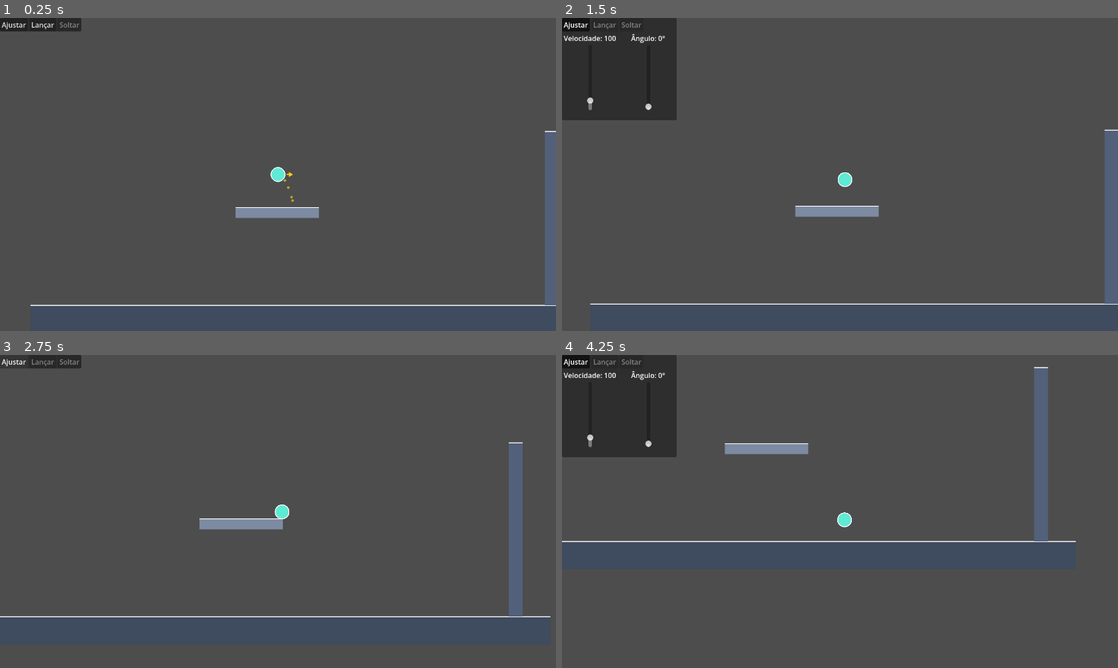
Above: before the commit, frames 1-4 (two rows, left to right).
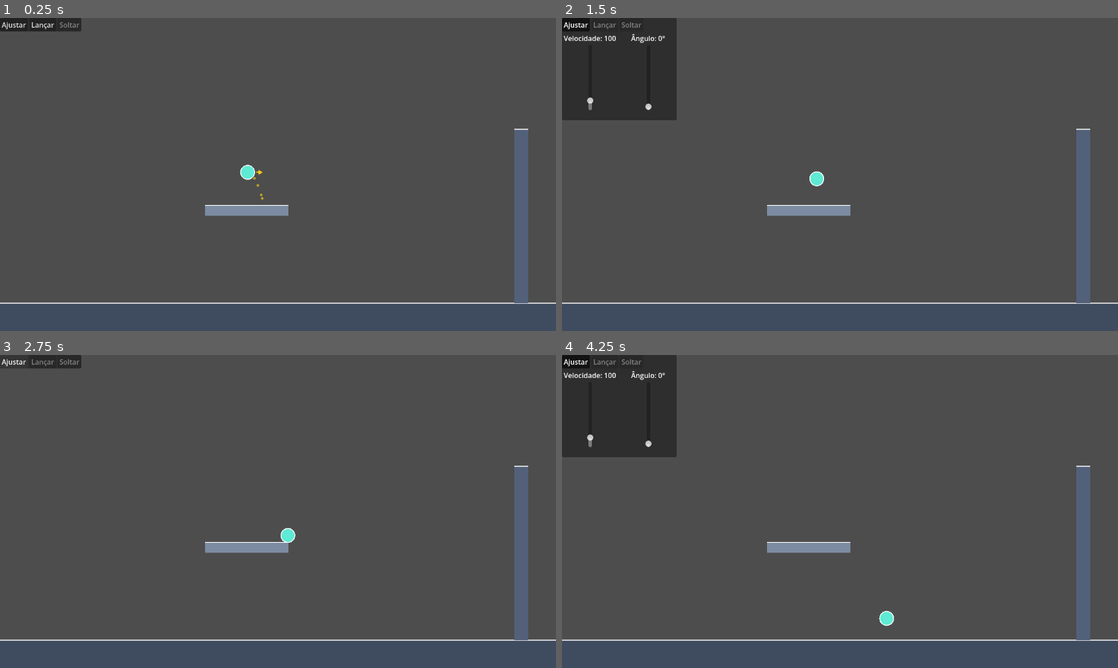
Above: after the commit, the same moments.

Repository: Px1906/Kinema
Game: Godot game, scene res://scenes/levels/surfaces_test.tscn
Same seed, same stepped clock (60 frames per second), same inputs: the game is played once before the commit and once after it.
Inputs (mouse positions are in pixels of both pictures, inside the frame that each line leads up to):
- Up to frame 1 (0.25 s): no input
- Up to frame 2 (1.5 s): click "Ajustar" at 0.5 s; click "Lançar" at 1.25 s
- Up to frame 3 (2.75 s): click "Ajustar" at 2 s
- Up to frame 4 (4.25 s): click "Ajustar" at 2.75 s; drag from (784, 448) to (995, 448) at 3.52 s

The runs differ from the first frame. In frame 1, 4.2% of the frame differs, in the area x 0-100%, y 35-92%; in frame 2, 4.0%; in frame 3, 3.5%; in frame 4, 4.9%, in the area x 0-100%, y 3-92%.

Commit message:
fix: Alteracoes no level_controler e no follow_camera

Diff:
--- a/scenes/levels/player_launch_test.tscn
+++ b/scenes/levels/player_launch_test.tscn
@@ -12,8 +12,11 @@
 [ext_resource type="PackedScene" path="res://scenes/ui/attempt_result_panel.tscn" id="9_result_panel"]
 [ext_resource type="Script" path="res://scripts/gameplay/follow_camera.gd" id="20_follow_camera"]
 
-[node name="PlayerGravityTest" type="Node2D" unique_id=1286642432]
+[node name="PlayerGravityTest" type="Node2D" node_paths=PackedStringArray("controls", "camera") unique_id=1286642432]
 script = ExtResource("1_level_controller")
+level_bounds = Rect2(0, 0, 1280, 720)
+controls = NodePath("UI/LaunchControlSliders")
+camera = NodePath("Camera")
 
 [node name="Player" parent="." unique_id=1362402254 instance=ExtResource("2_w6s8g")]
 position = Vector2(509, 378)
--- a/scenes/levels/surfaces_test.tscn
+++ b/scenes/levels/surfaces_test.tscn
@@ -13,8 +13,11 @@
 [ext_resource type="PackedScene" path="res://scenes/ui/attempt_result_panel.tscn" id="9_result_panel"]
 [ext_resource type="Script" path="res://scripts/gameplay/follow_camera.gd" id="20_follow_camera"]
 
-[node name="SurfacesTest" type="Node2D" unique_id=1894958845]
+[node name="SurfacesTest" type="Node2D" node_paths=PackedStringArray("controls", "camera") unique_id=1894958845]
 script = ExtResource("1_level_controller")
+level_bounds = Rect2(0, 0, 1280, 720)
+controls = NodePath("UI/LaunchControls")
+camera = NodePath("Camera")
 
 [node name="Player" parent="." unique_id=2079266309 instance=ExtResource("2_player")]
 position = Vector2(570, 355)
--- a/scenes/levels/teste_cenario.tscn
+++ b/scenes/levels/teste_cenario.tscn
@@ -9,26 +9,30 @@
 [ext_resource type="PackedScene" path="res://scenes/entities/wall_surface.tscn" id="7_5ta8y"]
 [ext_resource type="PackedScene" path="res://scenes/entities/platform_surface.tscn" id="7_afiys"]
 [ext_resource type="Script" uid="uid://bbox2e5hvj7e5" path="res://scripts/gameplay/launch_input_controller.gd" id="8_launch_input"]
-[ext_resource type="Script" path="res://scripts/ui/trajectory_preview.gd" id="9_trajectory_preview"]
 [ext_resource type="PackedScene" path="res://scenes/zones/goal_zone.tscn" id="9_goal_zone"]
+[ext_resource type="Script" uid="uid://bikg4qq6euwlh" path="res://scripts/ui/trajectory_preview.gd" id="9_trajectory_preview"]
 [ext_resource type="PackedScene" path="res://scenes/ui/attempt_result_panel.tscn" id="10_result_panel"]
-[ext_resource type="Script" path="res://scripts/gameplay/follow_camera.gd" id="20_follow_camera"]
+[ext_resource type="Script" uid="uid://bmrg2h3darull" path="res://scripts/gameplay/follow_camera.gd" id="20_follow_camera"]
 
-[node name="PlayerGravityTest" type="Node2D" unique_id=1286642432]
+[node name="PlayerGravityTest" type="Node2D" unique_id=1286642432 node_paths=PackedStringArray("controls", "camera")]
 script = ExtResource("1_level_controller")
+level_bounds = Rect2(0, 0, 1280, 720)
+controls = NodePath("UI/LaunchControlSliders")
+camera = NodePath("Camera")
 
 [node name="Player" parent="." unique_id=1362402254 instance=ExtResource("2_xhx2m")]
 position = Vector2(137, 471)
 fator_velocidade_lancamento = 1.5
 
-[node name="Camera" type="Camera2D" parent="." node_paths=PackedStringArray("target")]
+[node name="Camera" type="Camera2D" parent="." unique_id=970045497 node_paths=PackedStringArray("target")]
 position_smoothing_enabled = true
 script = ExtResource("20_follow_camera")
 target = NodePath("../Player")
 
-[node name="TrajectoryPreview" type="Node2D" parent="." node_paths=PackedStringArray("player")]
+[node name="TrajectoryPreview" type="Node2D" parent="." unique_id=1405236732 node_paths=PackedStringArray("player")]
 script = ExtResource("9_trajectory_preview")
 player = NodePath("../Player")
+
 [node name="GoalZone" parent="." unique_id=1542026926 instance=ExtResource("9_goal_zone")]
 position = Vector2(1137, 425)
 
@@ -47,7 +51,7 @@
 metadata/_custom_type_script = "uid://dbtiyy8up8knr"
 metadata/_edit_use_anchors_ = true
 
-[node name="UI" type="CanvasLayer" parent="."]
+[node name="UI" type="CanvasLayer" parent="." unique_id=425627]
 
 [node name="LaunchControlSliders" parent="UI" unique_id=525689675 node_paths=PackedStringArray("player", "launch_controller") instance=ExtResource("5_77htc")]
 offset_left = 7.0
--- a/scripts/gameplay/follow_camera.gd
+++ b/scripts/gameplay/follow_camera.gd
@@ -1,37 +1,36 @@
 class_name FollowCamera
 extends Camera2D
 ## Câmera que segue o alvo (normalmente o Player) usando a suavização nativa do Camera2D.
-## Quando o alvo é teleportado (ex.: reset da tentativa), a câmera pula junto em vez de deslizar.
-## Use os limites do Camera2D (Limit no Inspector) para não mostrar fora da fase.
+## Não é filha do Player para poder ter limites, zoom e reposicionamento próprios.
+## Roda no passo de física, junto com o Player (RigidBody2D), para não tremer.
+## Quem teleporta o alvo (ex.: reset da tentativa) chama snap_to_target() para a câmera
+## pular junto em vez de deslizar. Os limites vêm do LevelController (level_bounds).
 
 @export var target: Node2D
-## Distância em px que o alvo precisa pular em um único frame para ser tratado como teleporte.
-@export var teleport_distance: float = 256.0
-
-var _last_target_position := Vector2.ZERO
 
 
 func _ready() -> void:
-	if target == null:
+	process_callback = Camera2D.CAMERA2D_PROCESS_PHYSICS
+	if not is_instance_valid(target):
 		push_warning("FollowCamera: assign the 'Target' property in the Inspector.")
-		set_process(false)
+		set_physics_process(false)
 		return
 
-	_snap_to_target()
+	snap_to_target()
 
 
-func _process(_delta: float) -> void:
+func _physics_process(_delta: float) -> void:
+	if not is_instance_valid(target):
+		set_physics_process(false)
+		return
+
+	global_position = target.global_position
+
+
+## Move a câmera direto para o alvo, sem a suavização.
+func snap_to_target() -> void:
 	if not is_instance_valid(target):
 		return
 
-	var target_position := target.global_position
-	global_position = target_position
-	if _last_target_position.distance_to(target_position) > teleport_distance:
-		reset_smoothing()
-	_last_target_position = target_position
-
-
-func _snap_to_target() -> void:
 	global_position = target.global_position
-	_last_target_position = global_position
 	reset_smoothing()
--- a/scripts/levels/level_controller.gd
+++ b/scripts/levels/level_controller.gd
@@ -7,21 +7,32 @@
 
 @export_category("Attempt")
 @export var bounds_margin: float = 64.0
-## Área da fase em coordenadas do mundo. Vazia usa a área da tela na posição inicial.
-## Com a câmera seguindo a bola, defina este retângulo em fases maiores que a tela.
+## Área da fase em coordenadas do mundo. É a única fonte do tamanho da fase: define
+## quando a bola sai da fase (OUT_OF_BOUNDS) e os limites da câmera.
 @export var level_bounds := Rect2()
+
+@export_category("Nodes")
+@export var controls: LaunchControls
+## Câmera da fase. Recebe level_bounds como limites para não mostrar fora da fase.
+@export var camera: FollowCamera
+
+var _attempt_active := false
+var _attempt_finished := false
 
 @onready var player: Player = $Player
 @onready var goal_zone: GoalZone = get_node_or_null("GoalZone")
 @onready var rope: Rope = get_node_or_null("Rope")
-@onready var controls: LaunchControls = _find_launch_controls()
 @onready var result_panel: AttemptResultPanel = get_node_or_null("AttemptResultPanel")
-
-var _attempt_active := false
-var _attempt_finished := false
 
 
 func _ready() -> void:
+	if not level_bounds.has_area():
+		push_warning(
+			"LevelController: defina 'Level Bounds'; usando o retângulo da tela em (0, 0)."
+		)
+		level_bounds = get_viewport_rect()
+	_apply_camera_limits()
+
 	player.launched.connect(_on_player_launched)
 	player.obstacle_hit.connect(_on_player_obstacle_hit)
 	player.stopped.connect(_on_player_stopped)
@@ -37,7 +48,7 @@
 	if not _attempt_active or _attempt_finished:
 		return
 
-	var bounds := _get_level_bounds().grow(bounds_margin)
+	var bounds := level_bounds.grow(bounds_margin)
 	if not bounds.has_point(player.global_position):
 		_fail_attempt(FailureReason.OUT_OF_BOUNDS)
 
@@ -69,6 +80,8 @@
 	if goal_zone != null:
 		goal_zone.reset_zone()
 	player.reset_attempt(player.get_initial_global_position())
+	if camera != null:
+		camera.snap_to_target()
 	_attempt_finished = false
 
 
@@ -88,13 +101,11 @@
 		result_panel.show_result("Tentativa perdida", "A bola não alcançou o objetivo.")
 
 
-func _get_level_bounds() -> Rect2:
-	return level_bounds if level_bounds.has_area() else get_viewport_rect()
+func _apply_camera_limits() -> void:
+	if camera == null:
+		return
 
-
-func _find_launch_controls() -> LaunchControls:
-	for node in find_children("*", "PanelContainer"):
-		if node is LaunchControls:
-			return node
-
-	return null
+	camera.limit_left = floori(level_bounds.position.x)
+	camera.limit_top = floori(level_bounds.position.y)
+	camera.limit_right = ceili(level_bounds.end.x)
+	camera.limit_bottom = ceili(level_bounds.end.y)
